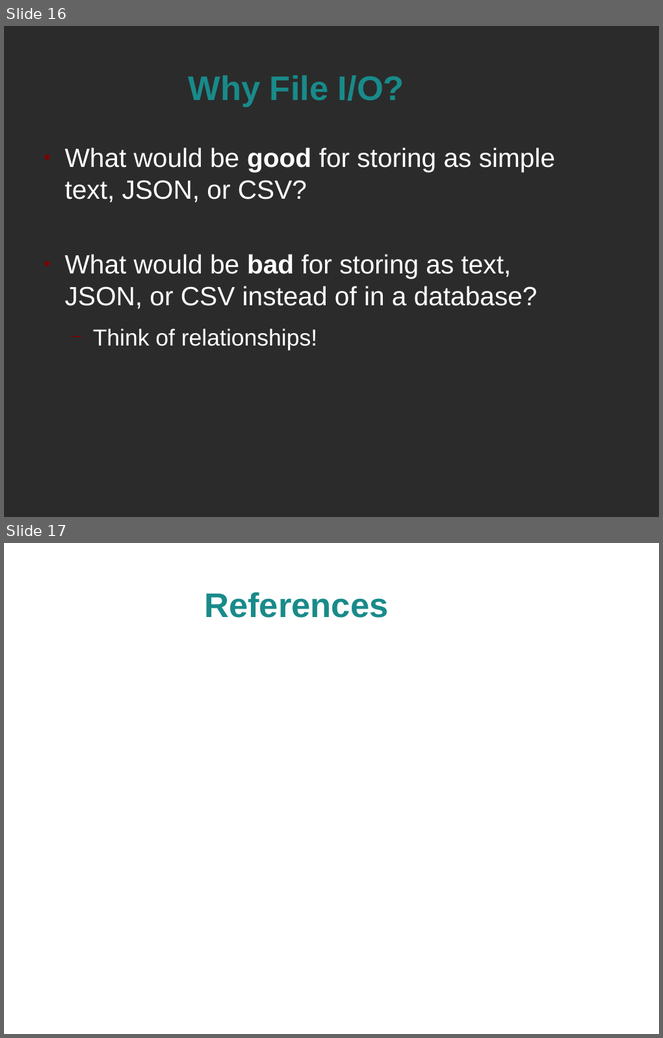
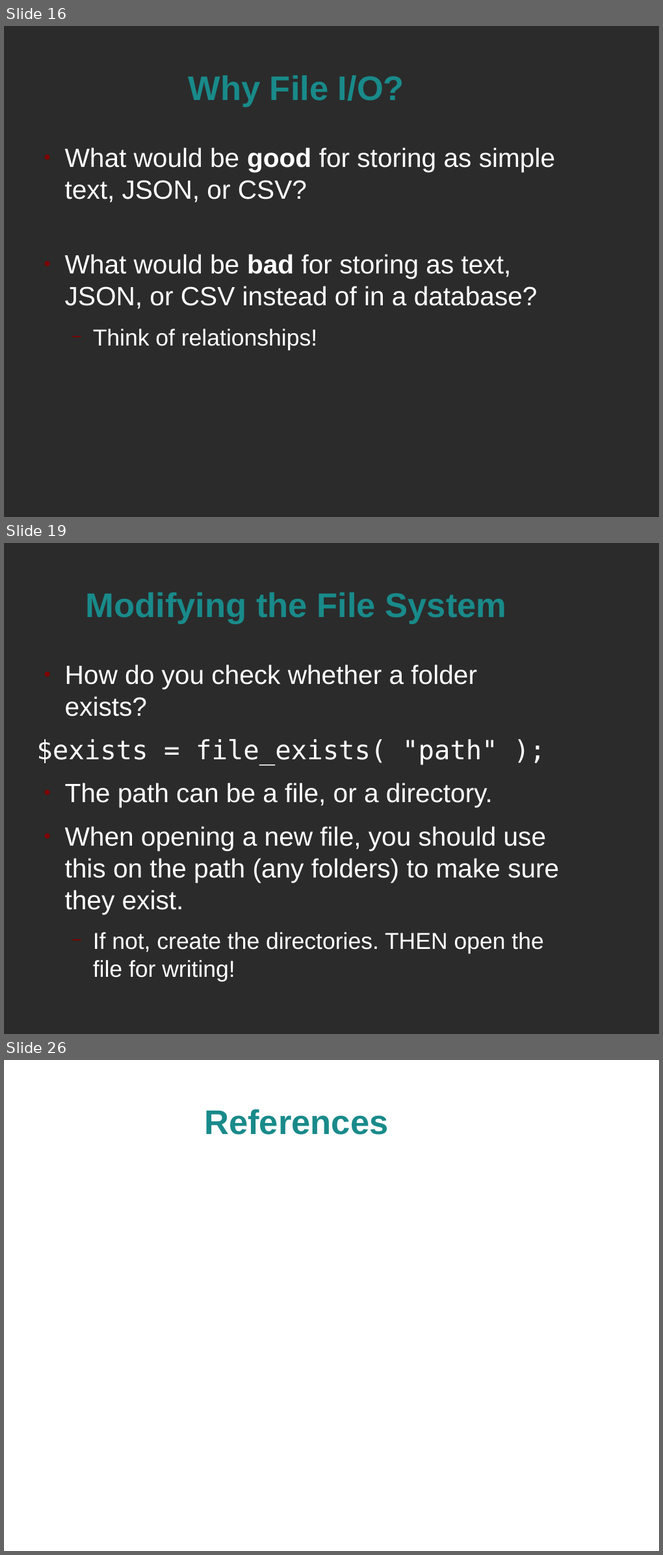
Before and after one commit to spellbindguy/Web-Development, a slide deck: Lectures/05 PHP/PHP and File IO.odp. Shown one above the other, each under a label of ours: slides 16 and 17 before the commit, slides 16, 19 and 26 after it; the slides between them are not shown. The pictures are 663x1038 and 663x1555 pixels, drawn with LibreOffice and Linux fonts; fonts in the diff are those of the drawing; background and template pictures are left out; a plain dark background stands for a picture behind light text. Boxes give left, top, right and bottom in pixels: in the first picture for what was removed or moved away, otherwise in the second. Text is boxed around its words. In the diff, an @@ line names an element or a change of style, - is before the commit and + after.

```diff
--- a/Lectures/05 PHP/PHP and File IO.odp
+++ b/Lectures/05 PHP/PHP and File IO.odp
@@ slide 19 added at box(4, 543, 659, 1034), background picture (left out) @@
@@ title added at box(86, 592, 507, 624), 41.4 pt, text #198A8A, bold @@
+Modifying the File System
@@ text added at box(36, 665, 559, 982), 32 pt, text #FFFFFF @@
+● How do you check whether a folder exists?
+$exists = file_exists( "path" );
+● The path can be a file, or a directory.
+● When opening a new file, you should use this on the path (any folders) to make sure they exist.
+  − If not, create the directories. THEN open the file for writing!
@@ what was slide 17 is now slide 26 @@
```
Also in this commit, not shown: 8 other slides added, 1 other file.
